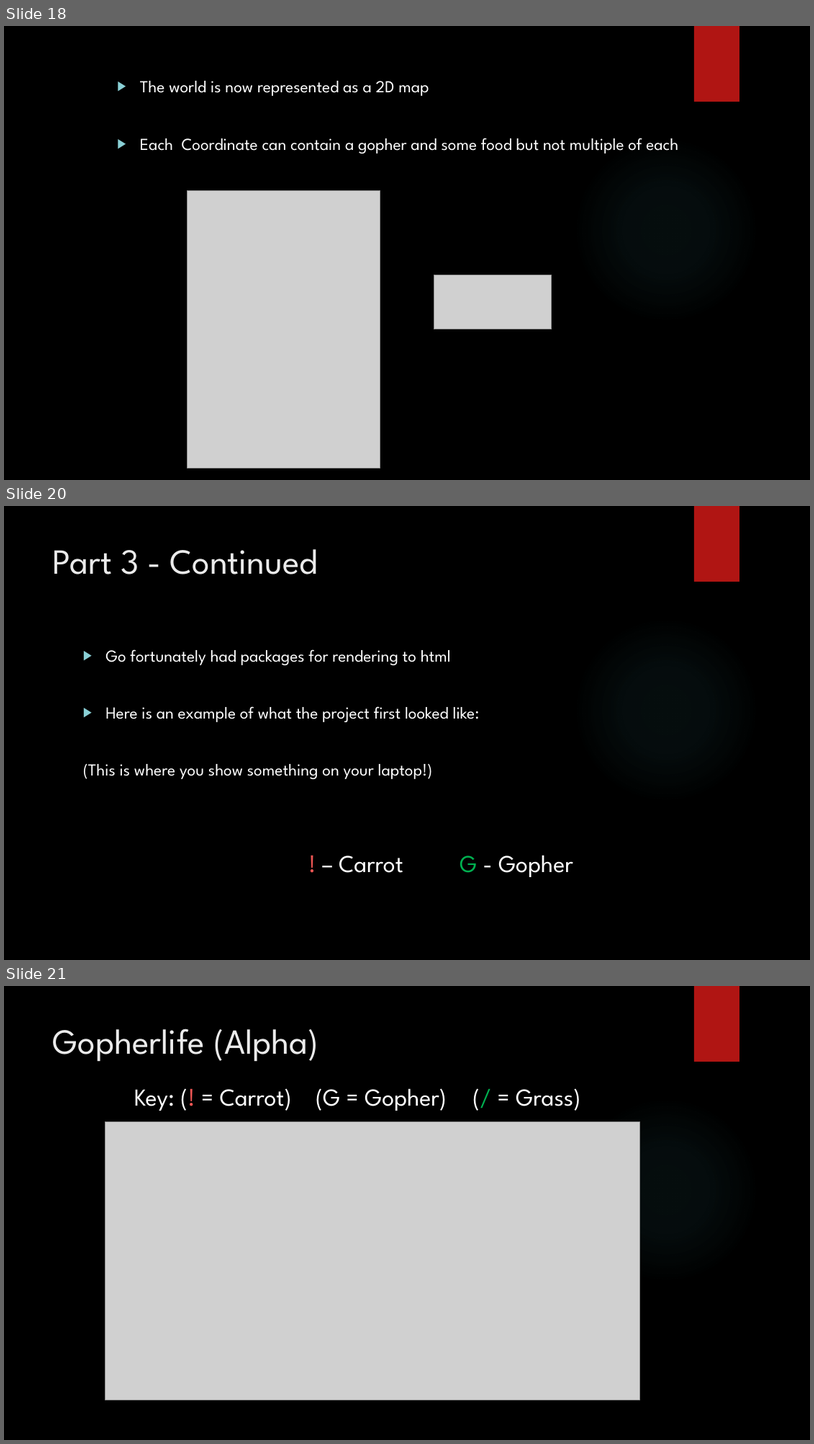
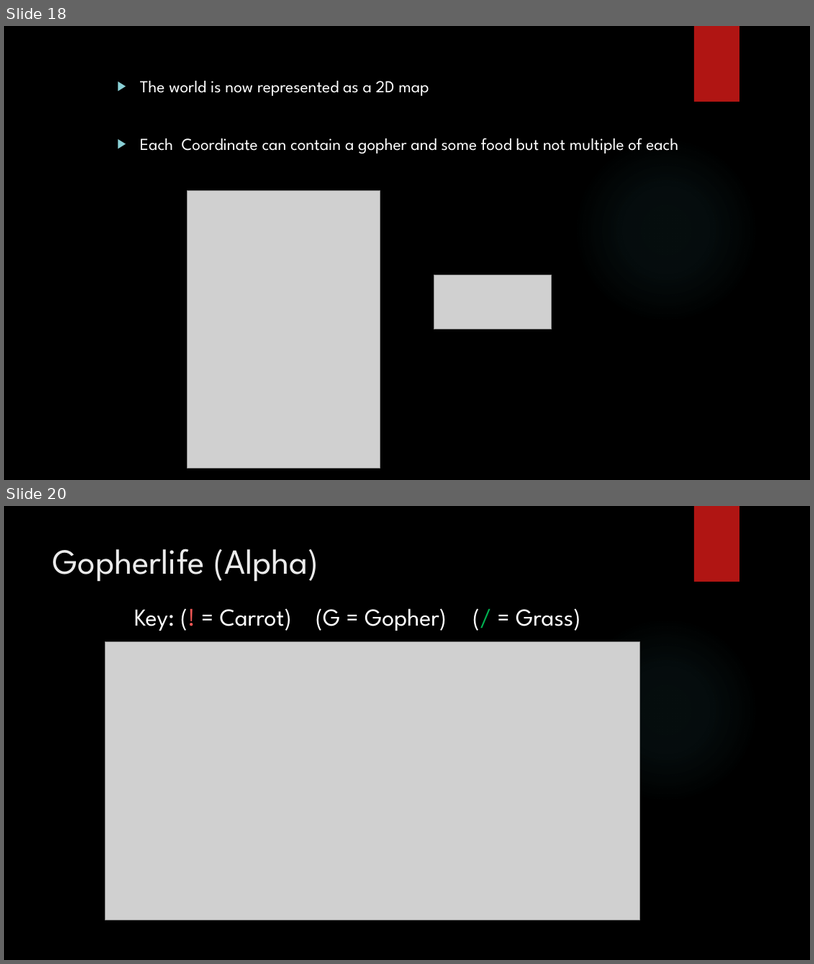
Before and after one commit to jaminologist/GopherLife, a slide deck: GopherLife.pptx. Shown one above the other, each under a label of ours: slides 18, 20 and 21 before the commit, slides 18 and 20 after it; the slides between them are not shown. The pictures are 814x1444 and 814x964 pixels, drawn with LibreOffice and Linux fonts; fonts in the diff are those of the drawing; grey boxes stand for pictures; background and template pictures are left out. Boxes give left, top, right and bottom in pixels: in the first picture for what was removed or moved away, otherwise in the second. Text is boxed around its words. In the diff, an @@ line names an element or a change of style, - is before the commit and + after.

Commit message:
Completed first pass of creating a 'collider' map

```diff
--- a/GopherLife.pptx
+++ b/GopherLife.pptx
@@ slide 20 removed at (4,506,810,960), background picture (left out); not listed: 2 template elements that a slide beside it also shows @@
@@ title removed at (53,549,318,574) @@
-Part 3 - Continued
@@ text removed at (83,649,480,779) @@
-▶ Go fortunately had packages for rendering to html
-▶ Here is an example of what the project first looked like:
-(This is where you show something on your laptop!)
@@ text removed at (339,854,574,877) @@
-! – Carrot G - Gopher
@@ what was slide 21 is now slide 20 @@
```
Also in this commit, not shown: 7 slides changed, 1 other slide removed, 6 other files.
